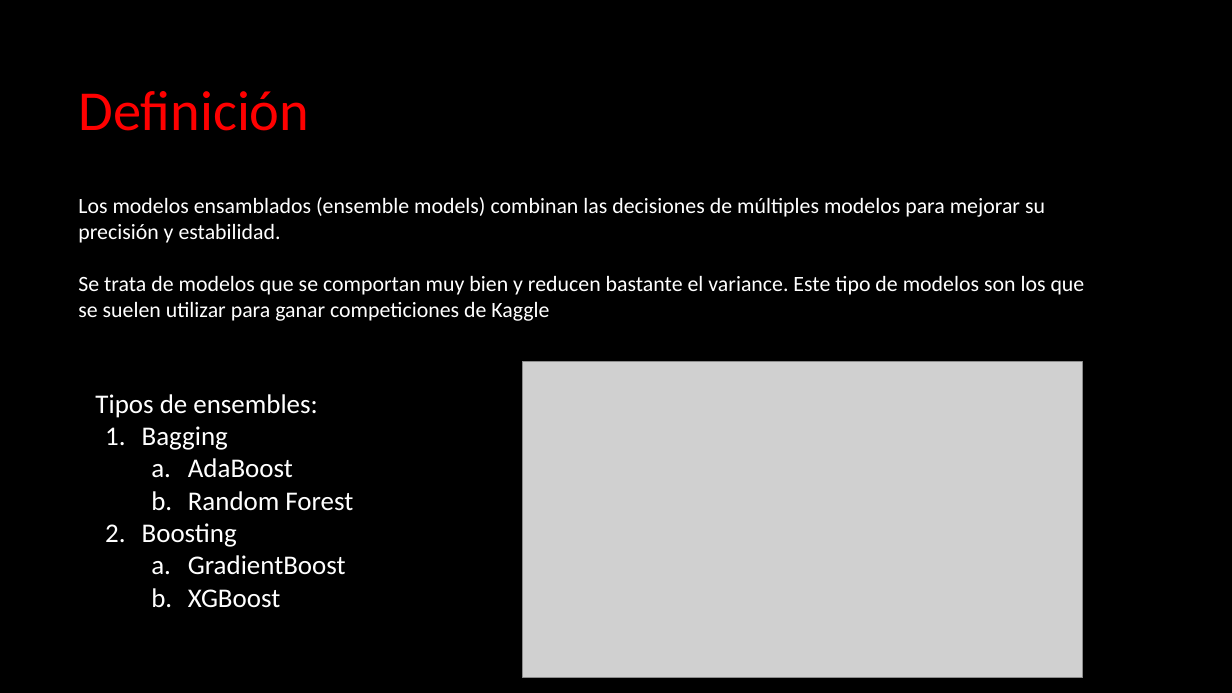
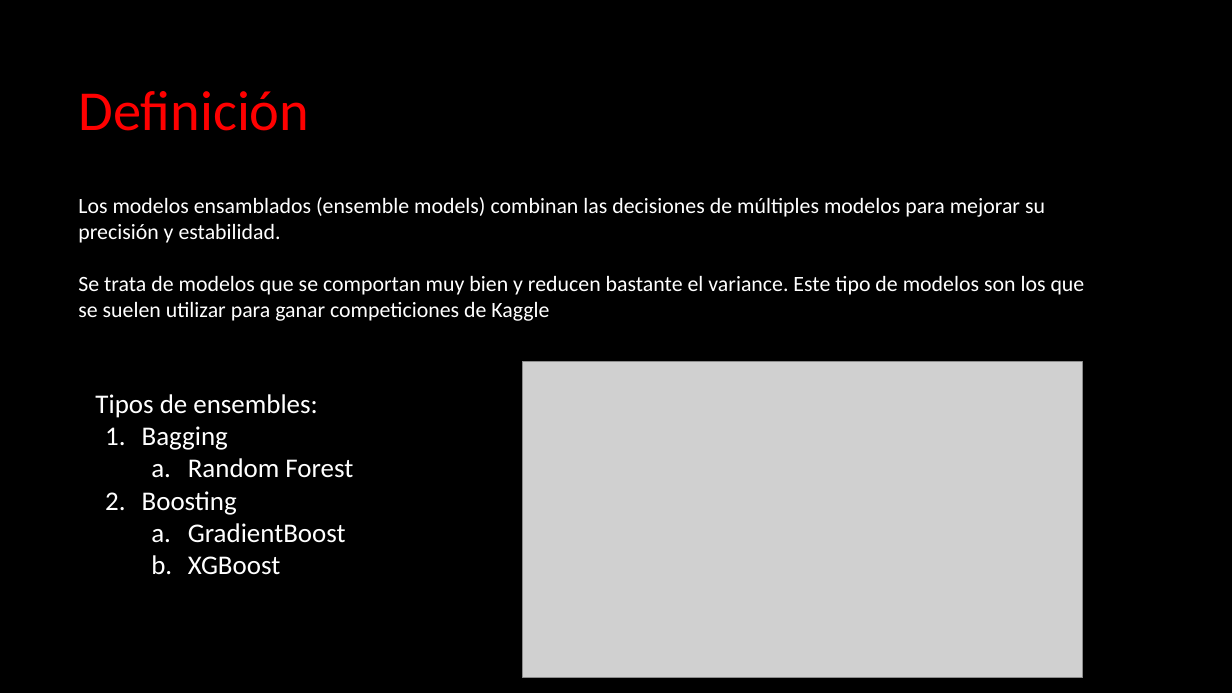
Before and after one commit to marcusRB/thebridgedsftene21, a slide deck: slide 3 of 3-Machine Learning/1-Supervisado/7-Ensembles/ML - Ensembling.pptx. Drawn at 1232x693 pixels with LibreOffice and Linux fonts; fonts in the diff are those of the drawing; grey boxes stand for pictures. Boxes give left, top, right and bottom in pixels: in the first picture for what was removed or moved away, otherwise in the second. Text is boxed around its words. In the diff, an @@ line names an element or a change of style, - is before the commit and + after.

```diff
--- a/3-Machine Learning/1-Supervisado/7-Ensembles/ML - Ensembling.pptx
+++ b/3-Machine Learning/1-Supervisado/7-Ensembles/ML - Ensembling.pptx
@@ text at [188, 458, 293, 478]: paragraph removed @@
-  a. AdaBoost
```
Also in this commit, not shown: 1 other slide changed, 1 other file.
